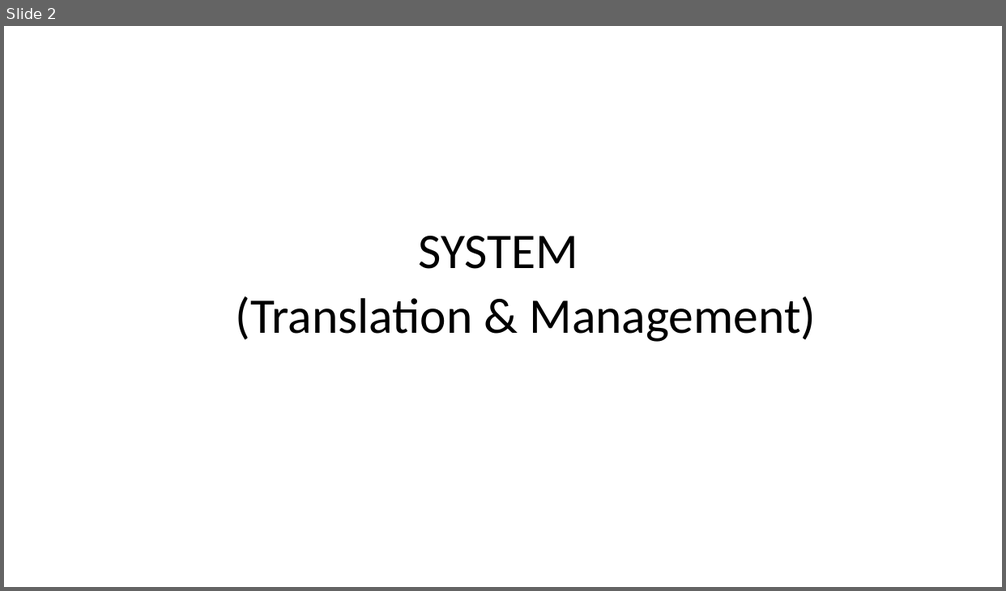
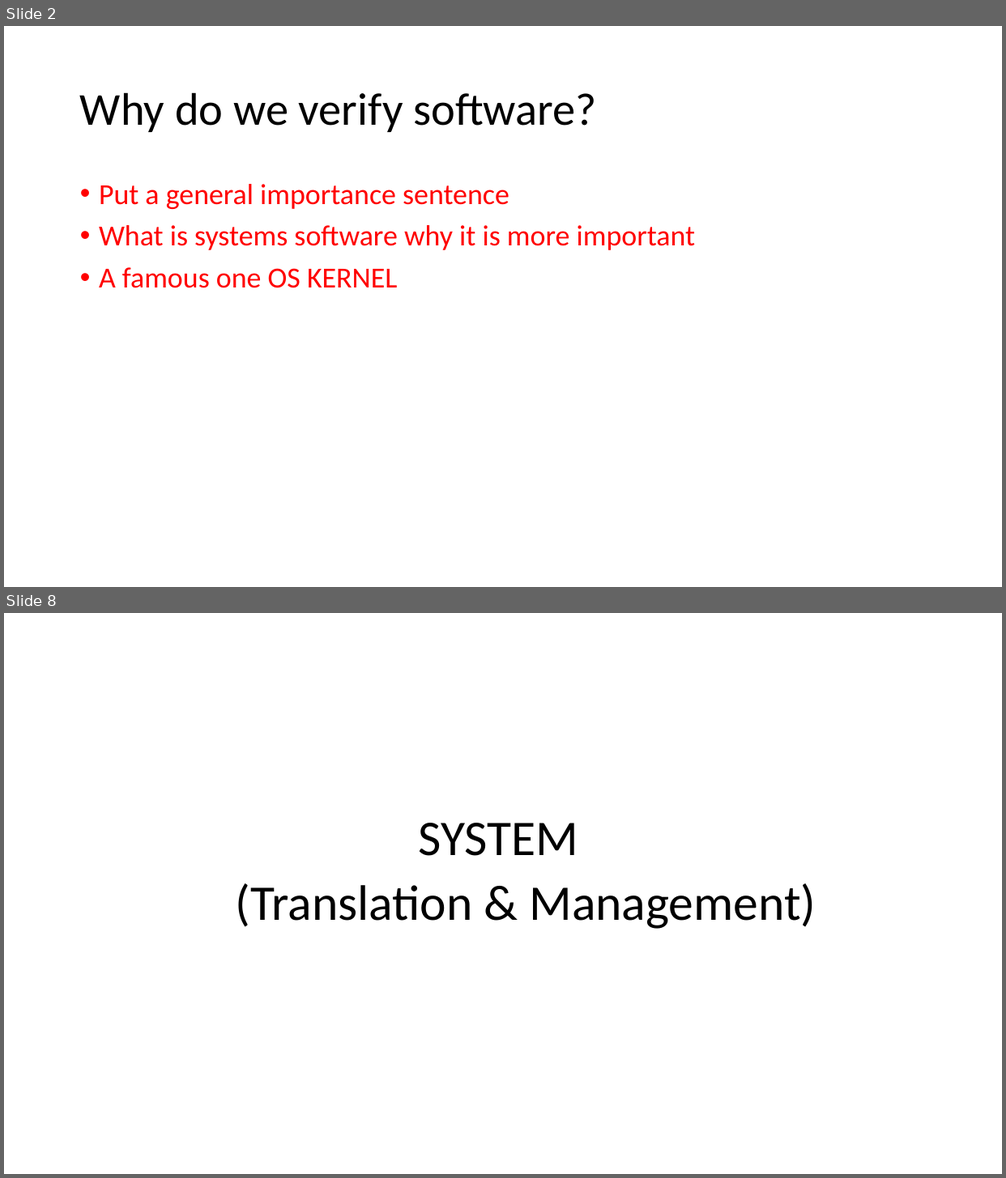
Before and after one commit to Contingent-Systems/modal_abstractions_presentations, a slide deck: thesis_proposal/proposal.pptx. Shown one above the other, each under a label of ours: slide 2 before the commit, slides 2 and 8 after it; the slides between them are not shown. The pictures are 1006x591 and 1006x1178 pixels, drawn with LibreOffice and Linux fonts; fonts in the diff are those of the drawing. Boxes give left, top, right and bottom in pixels: in the first picture for what was removed or moved away, otherwise in the second. Text is boxed around its words. In the diff, an @@ line names an element or a change of style, - is before the commit and + after.

```diff
--- a/thesis_proposal/proposal.pptx
+++ b/thesis_proposal/proposal.pptx
@@ slide 2 added at box(4, 26, 1002, 587), background #FFFFFF @@
@@ title added at box(80, 92, 597, 132), 44 pt, text #000000 @@
+Why do we verify software?
@@ text added at box(99, 184, 695, 288), 28 pt, text #FF0000 @@
+• Put a general importance sentence
+• What is systems software why it is more important
+• A famous one OS KERNEL
@@ what was slide 2 is now slide 8 @@
```
Also in this commit, not shown: 2 slides changed, 12 other slides added.
